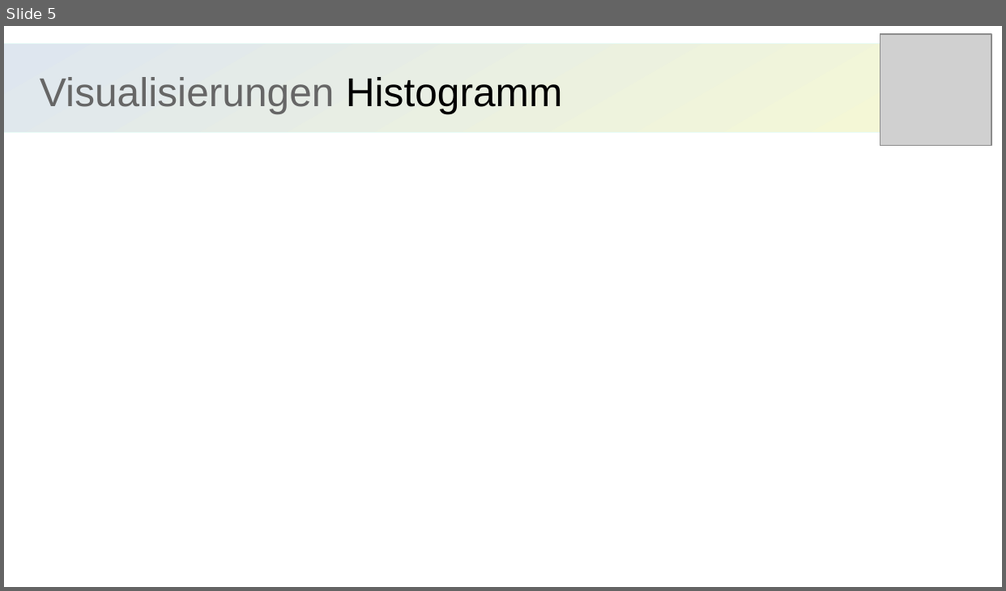
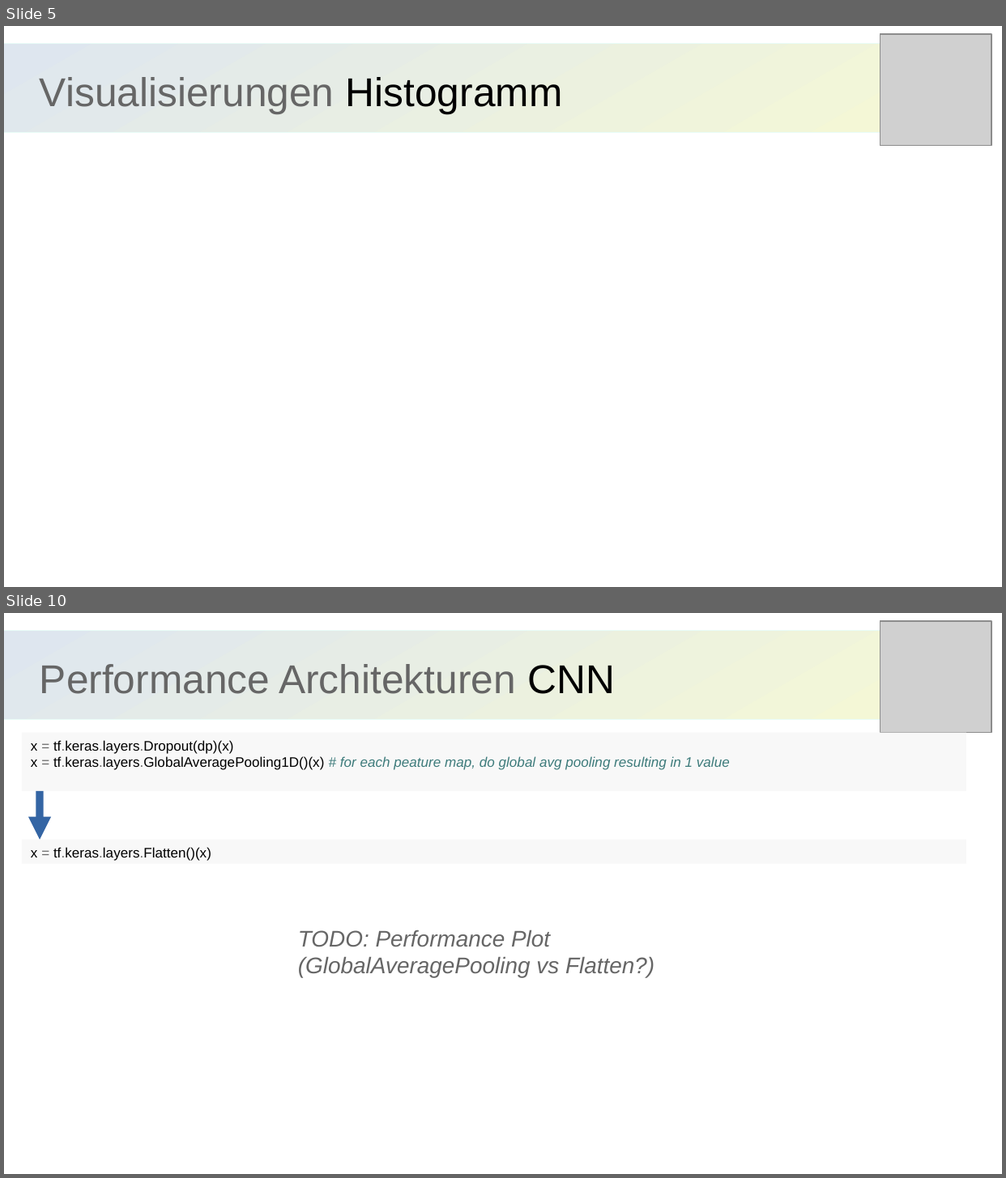
Before and after one commit to TorgeSchwark/BS-Temperature, a slide deck: presentation_prototype.odp. Shown one above the other, each under a label of ours: slide 5 before the commit, slides 5 and 10 after it; the slides between them are not shown. The pictures are 1006x591 and 1006x1178 pixels, drawn with LibreOffice and Linux fonts; fonts in the diff are those of the drawing; grey boxes stand for pictures. Boxes give left, top, right and bottom in pixels: in the first picture for what was removed or moved away, otherwise in the second. Text is boxed around its words. In the diff, an @@ line names an element or a change of style, - is before the commit and + after.

```diff
--- a/presentation_prototype.odp
+++ b/presentation_prototype.odp
@@ slide 10 added at (4, 613, 1002, 1174), background #FFFFFF @@
@@ rectangle added at (4, 631, 985, 720), fill gradient #DEE6EF to #F6F9D4, outline #E8FCF7 0 pt @@
@@ picture added at (880, 621, 992, 733) @@
@@ title added at (40, 664, 616, 694), 32 pt, text #666666 @@
+Performance Architekturen CNN
@@ rectangle added at (22, 733, 966, 791), fill #F8F8F8, 11 pt, text #000000 @@
+x = tf.keras.layers.Dropout(dp)(x)
+x = tf.keras.layers.GlobalAveragePooling1D()(x) # for each peature map, do global avg pooling resulting in 1 value
@@ arrow added from (40, 791) to (40, 839), #3465A4 6.01 pt @@
@@ rectangle added at (22, 839, 966, 864), fill #F8F8F8, 11 pt, text #000000 @@
+x = tf.keras.layers.Flatten()(x)
@@ text added at (298, 931, 654, 978), 18 pt, text #666666, italic @@
+TODO: Performance Plot (GlobalAveragePooling vs Flatten?)
```
Also in this commit, not shown: 16 other slides added.
